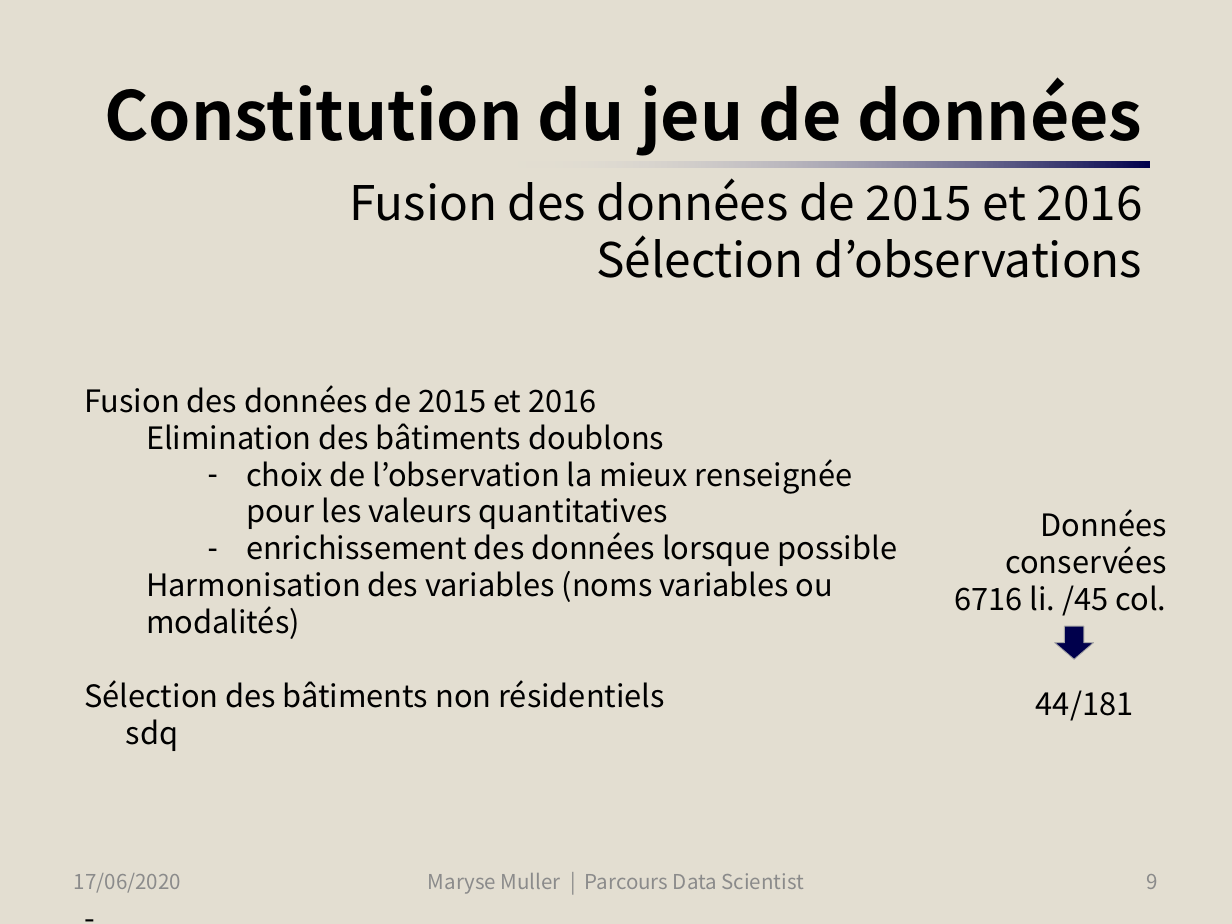
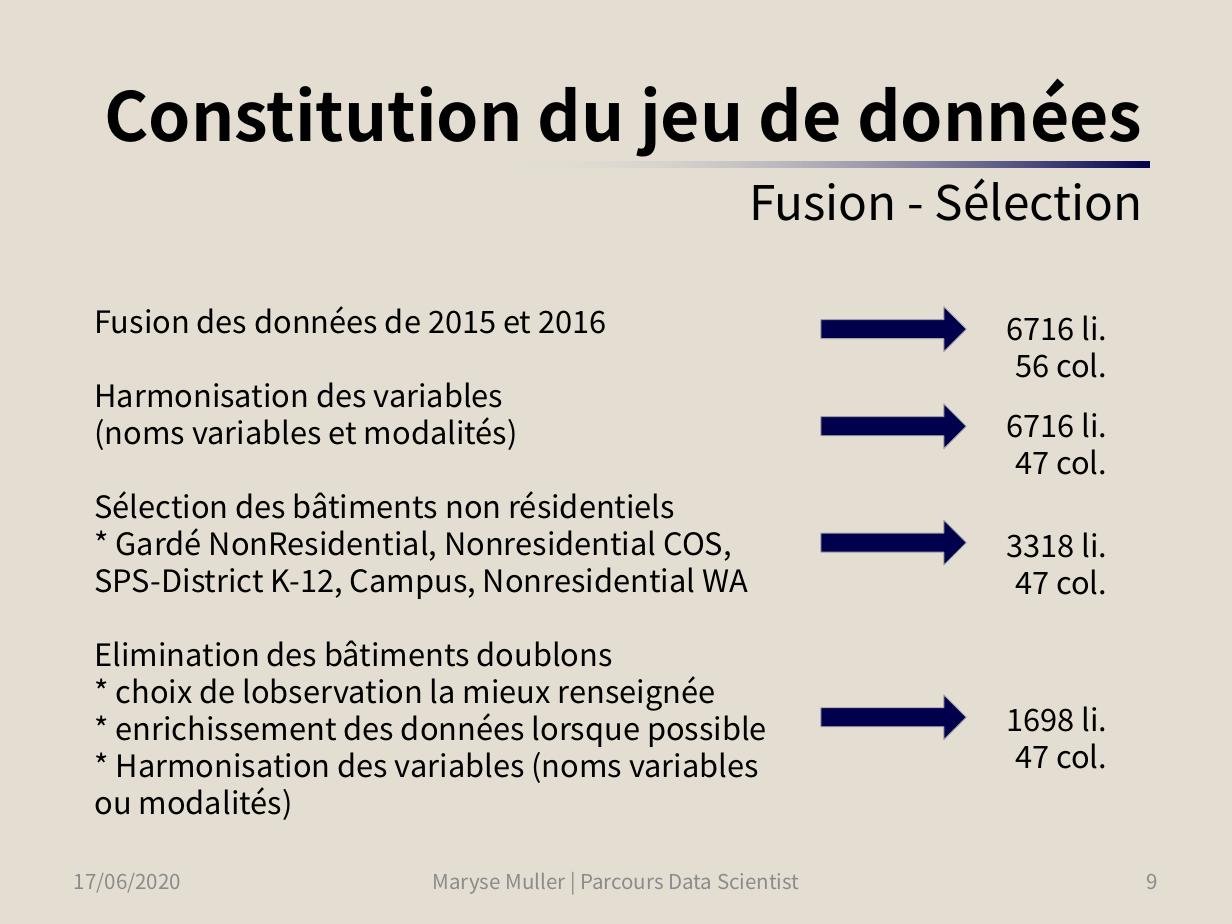
Before and after one commit to SmellyArmure/OC_DS_Project4, a slide deck: slide 9 of PRESENTATION/Projet4.pptx. Drawn at 1232x924 pixels with LibreOffice and Linux fonts; fonts in the diff are those of the drawing. Boxes give left, top, right and bottom in pixels: in the first picture for what was removed or moved away, otherwise in the second. Text is boxed around its words. In the diff, an @@ line names an element or a change of style, - is before the commit and + after.

```diff
--- a/PRESENTATION/Projet4.pptx
+++ b/PRESENTATION/Projet4.pptx
@@ title at [104, 78, 1142, 221]: text changed; size 27.9 to 39.6 pt; bold on @@
-Constitution du jeu de données
-Fusion des données de 2015 et 2016
-Sélection d’observations
+Constitution du jeu de données
+Fusion - Sélection
@@ text "Fusion des données de 2015 ...": place and size @@
-text "Fusion des données de 2015 ..." at [84, 385, 897, 751]
+text "Fusion des données de 2015 ..." at [94, 306, 767, 820]
@@ down arrow added at [821, 307, 966, 351], fill #00004C, outline #A6A6A6 0.5 pt @@
@@ text at [1006, 315, 1107, 378]: text changed @@
-Données
-conservées
-6716 li. /45 col.
+6716 li.
+56 col.
@@ text at [94, 382, 748, 599]: paragraphs added @@
+Harmonisation des variables
+(noms variables et modalités)
+Sélection des bâtiments non résidentiels
+* Gardé NonResidential, Nonresidential COS, SPS-District K-12, Campus, Nonresidential WA
@@ down arrow added at [821, 404, 966, 448], fill #00004C, outline #A6A6A6 0.5 pt @@
@@ text added at [1006, 412, 1107, 475], 18 pt, text #000000 @@
+6716 li.
+47 col.
@@ down arrow added at [821, 520, 966, 564], fill #00004C, outline #A6A6A6 0.5 pt @@
@@ text added at [1006, 532, 1107, 595], 18 pt, text #000000 @@
+3318 li.
+47 col.
@@ down arrow removed at [1055, 626, 1093, 659] @@
@@ text at [94, 640, 613, 667]: list level 2 to 1 in "Elimination des bâtiments doublons" @@
@@ text at [94, 676, 767, 820]: text changed @@
-    – choix de l’observation la mieux renseignée pour les valeurs quantitatives
-    – enrichissement des données lorsque possible
-  Harmonisation des variables (noms variables ou modalités)
-Sélection des bâtiments non résidentiels
-sdq
--
+* choix de lobservation la mieux renseignée
+* enrichissement des données lorsque possible
+* Harmonisation des variables (noms variables ou modalités)
@@ down arrow added at [821, 695, 966, 739], fill #00004C, outline #A6A6A6 0.5 pt @@
@@ text added at [1006, 706, 1107, 769], 18 pt, text #000000 @@
+1698 li.
+47 col.
@@ text removed at [1036, 690, 1133, 721] @@
-44/181
@@ text "Maryse Muller | Parcours Data ..." rewrapped from [428, 873, 804, 894] to [432, 873, 799, 894] @@
```
Also in this commit, not shown: 20 other slides changed, 7 slides added, 1 slide removed, 3 other files.
